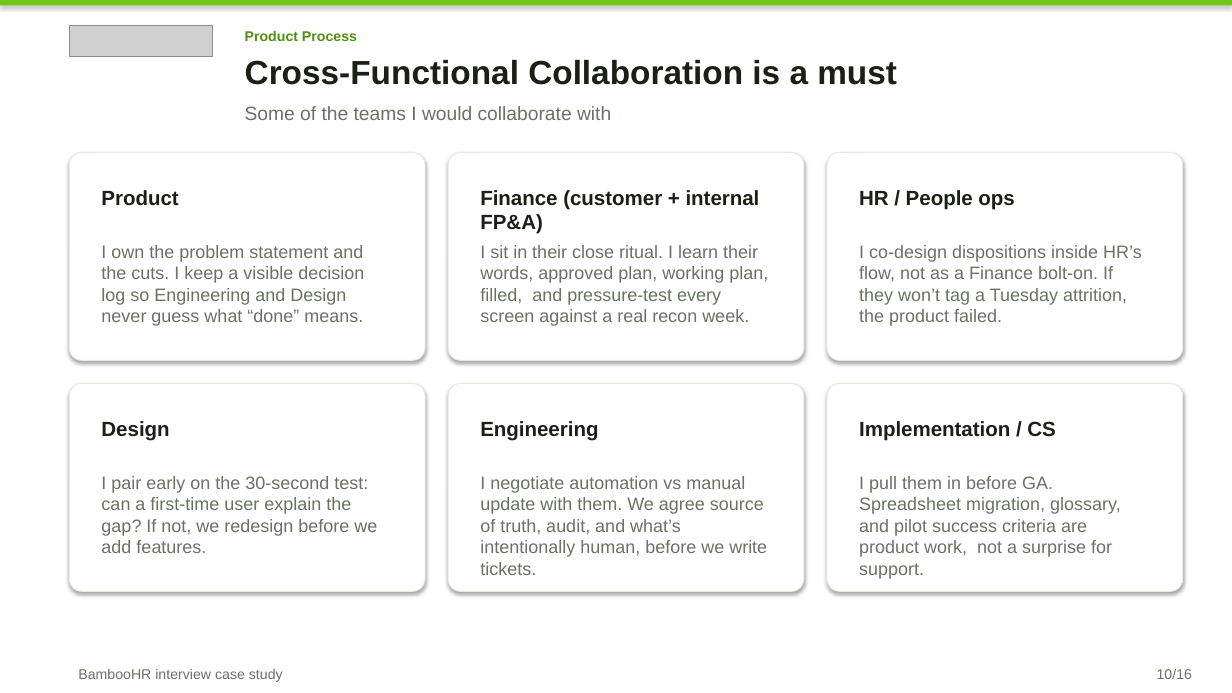
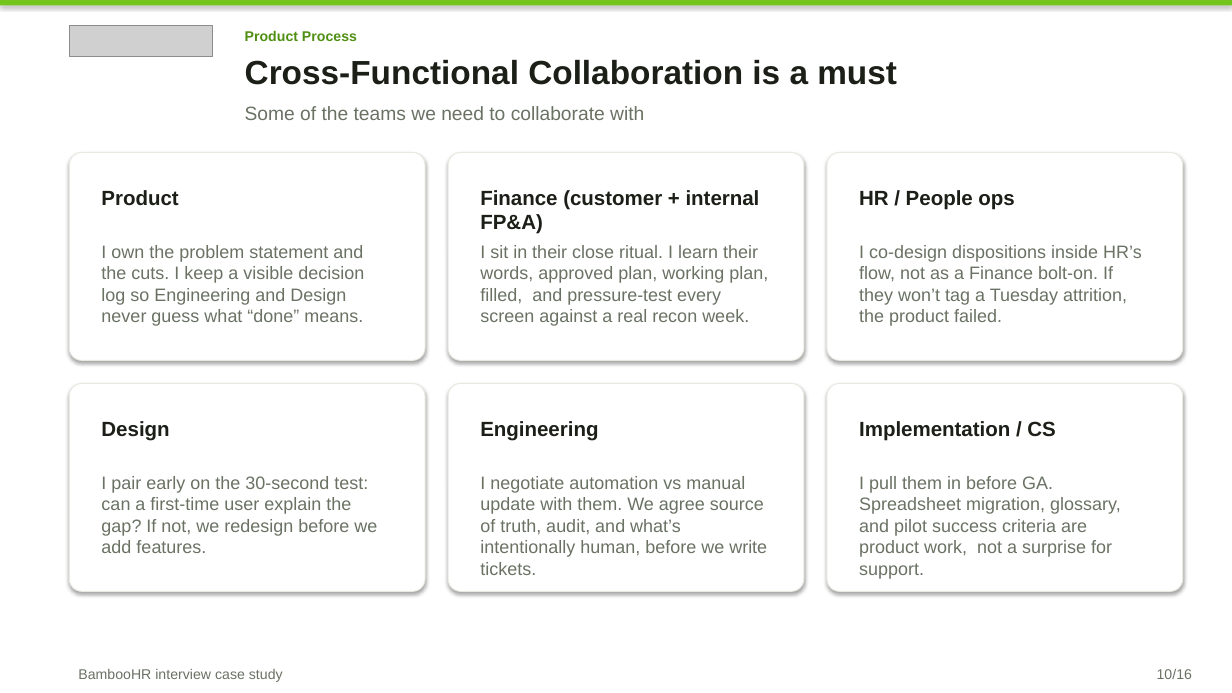
Before and after one commit to Brigdawg/Headcount-Reconciliation, a slide deck: slide 10 of deck/Headcount_Control_Tower_Case_Study.pptx. Drawn at 1232x693 pixels with LibreOffice and Linux fonts; fonts in the diff are those of the drawing; grey boxes stand for pictures. Boxes give left, top, right and bottom in pixels: in the first picture for what was removed or moved away, otherwise in the second. Text is boxed around its words. In the diff, an @@ line names an element or a change of style, - is before the commit and + after.

```diff
--- a/deck/Headcount_Control_Tower_Case_Study.pptx
+++ b/deck/Headcount_Control_Tower_Case_Study.pptx
@@ text at (245, 106, 644, 120): text changed @@
-Some of the teams I would collaborate with
+Some of the teams we need to collaborate with
```
Also in this commit, not shown: 8 other slides changed, 1 other file.
